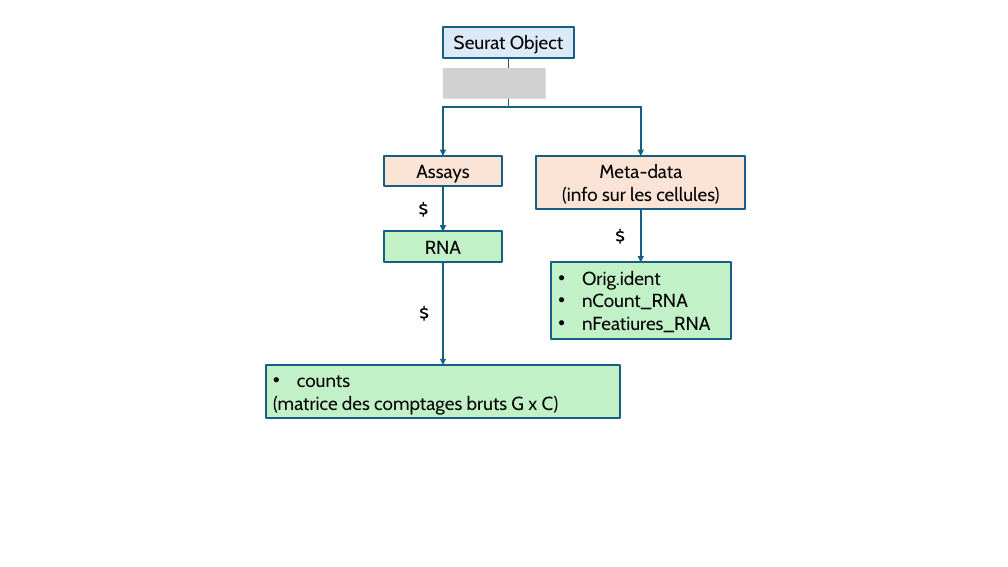
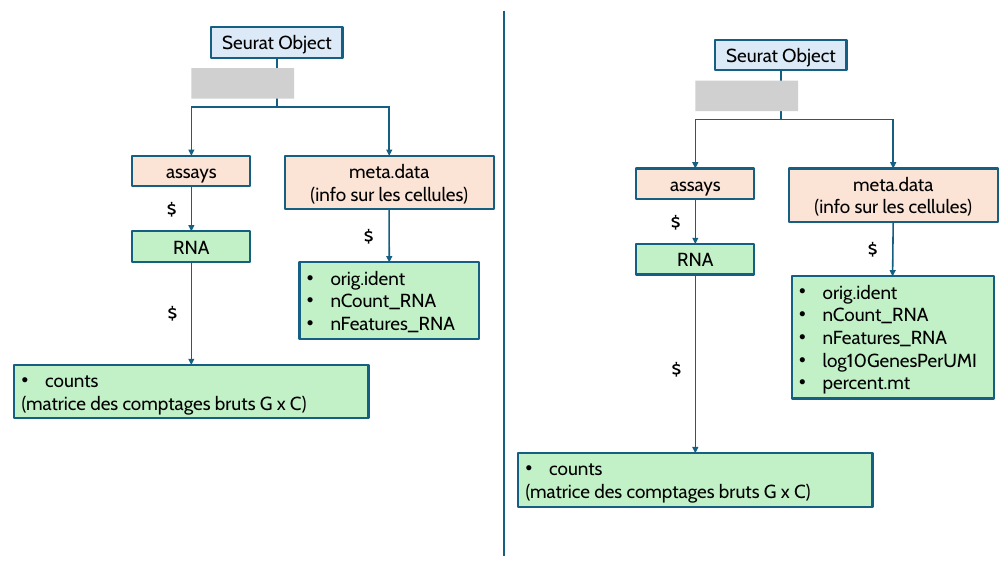
Before and after one commit to rochevin/FormationSeurat, a slide deck: slide 3 of Cours/images/Sources_schemes.pptx (slide 2 before the commit). Drawn at 1008x567 pixels with LibreOffice and Linux fonts; fonts in the diff are those of the drawing; grey boxes stand for pictures. Boxes give left, top, right and bottom in pixels: in the first picture for what was removed or moved away, otherwise in the second. Text is boxed around its words. In the diff, an @@ line names an element or a change of style, - is before the commit and + after.

```diff
--- a/Cours/images/Sources_schemes.pptx
+++ b/Cours/images/Sources_schemes.pptx
@@ rectangle "Seurat Object": place and size @@
-rectangle "Seurat Object" at [443, 27, 574, 57]
+rectangle "Seurat Object" at [212, 27, 343, 57]
@@ line added from (504, 11) to (504, 557), #156082 1.5 pt @@
@@ elbow arrow moved from (509, 57) - (443, 156) to (277, 57) - (191, 156) @@
@@ picture added at [191, 68, 294, 98] @@
@@ picture removed at [443, 68, 546, 98] @@
@@ text in rectangle at [166, 168, 217, 183]: text changed @@
-Assays
+assays
@@ text in rectangle at [349, 164, 429, 179]: text changed @@
-Meta-data
+meta.data
@@ 5 rectangles, 3 arrows, 3 texts, 1 elbow arrow: place and size @@
-5 rectangles, 3 arrows, 3 texts, 1 elbow arrow at [266, 107, 746, 419]
+5 rectangles, 3 arrows, 3 texts, 1 elbow arrow at [14, 107, 495, 419]
@@ group added at [518, 40, 998, 507]: 6 rectangles, 3 arrows, 3 texts, 2 elbow arrows, 1 picture @@
+Seurat Object
+assays
+meta.data
+(info sur les cellules)
+RNA
+$
+• counts
+(matrice des comptages bruts G x C)
+$
+• orig.ident
+• nCount_RNA
+• nFeatures_RNA
+• log10GenesPerUMI
+• percent.mt
+$
@@ text in rectangle at [331, 270, 406, 290]: text changed @@
-• Orig.ident
+• orig.ident
@@ text in rectangle at [331, 316, 455, 333]: text changed @@
-• nFeatiures_RNA
+• nFeatures_RNA
```
Also in this commit, not shown: 4 slides added, 7 other files.
